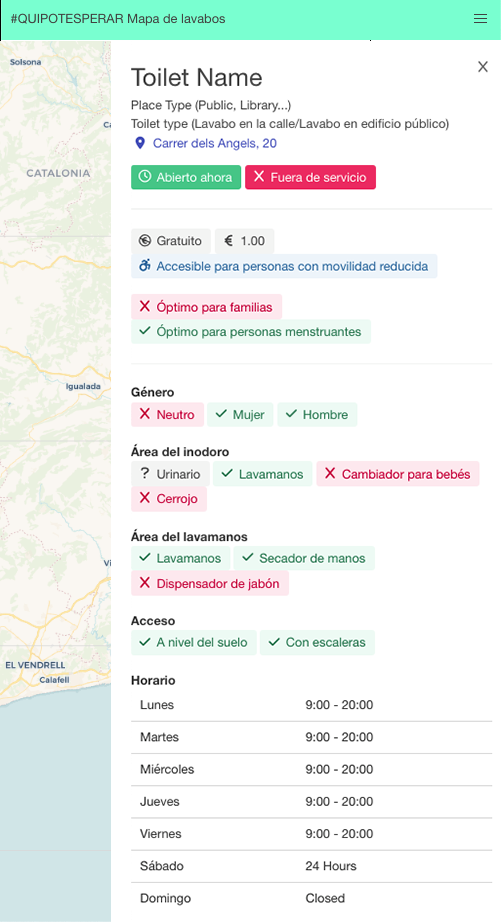
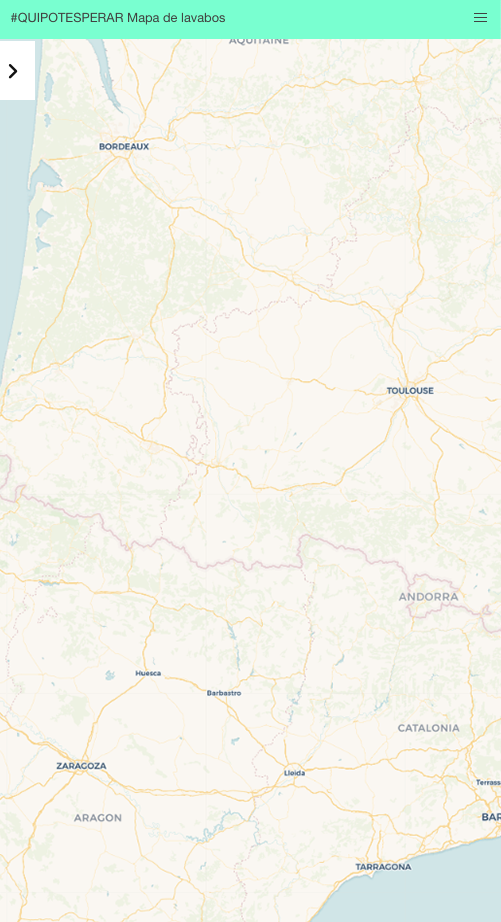
Layer changes from the first 501 x 922 image to the second:
renamed "Layer 2" to "toiletpane", hid it over [111, 41, 501, 922]
renamed "Layer 3" to "nav", painted on it over [0, 0, 501, 41]
renamed "map" to "filters-closed", painted on it over [0, 24, 361, 922]
added layer "Screen Shot 2022-05-26 at 6.34.25 AM" over [0, 19, 501, 922]
